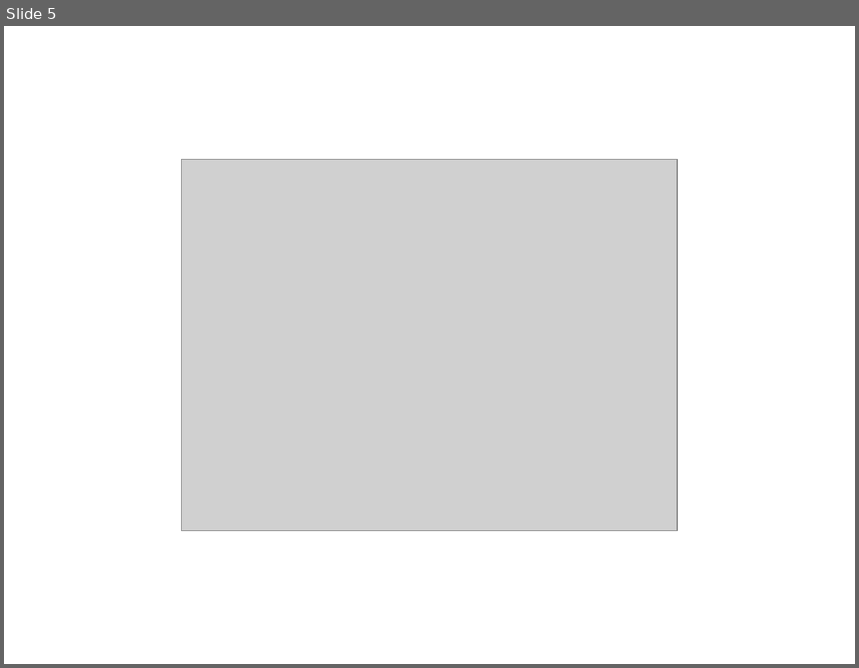
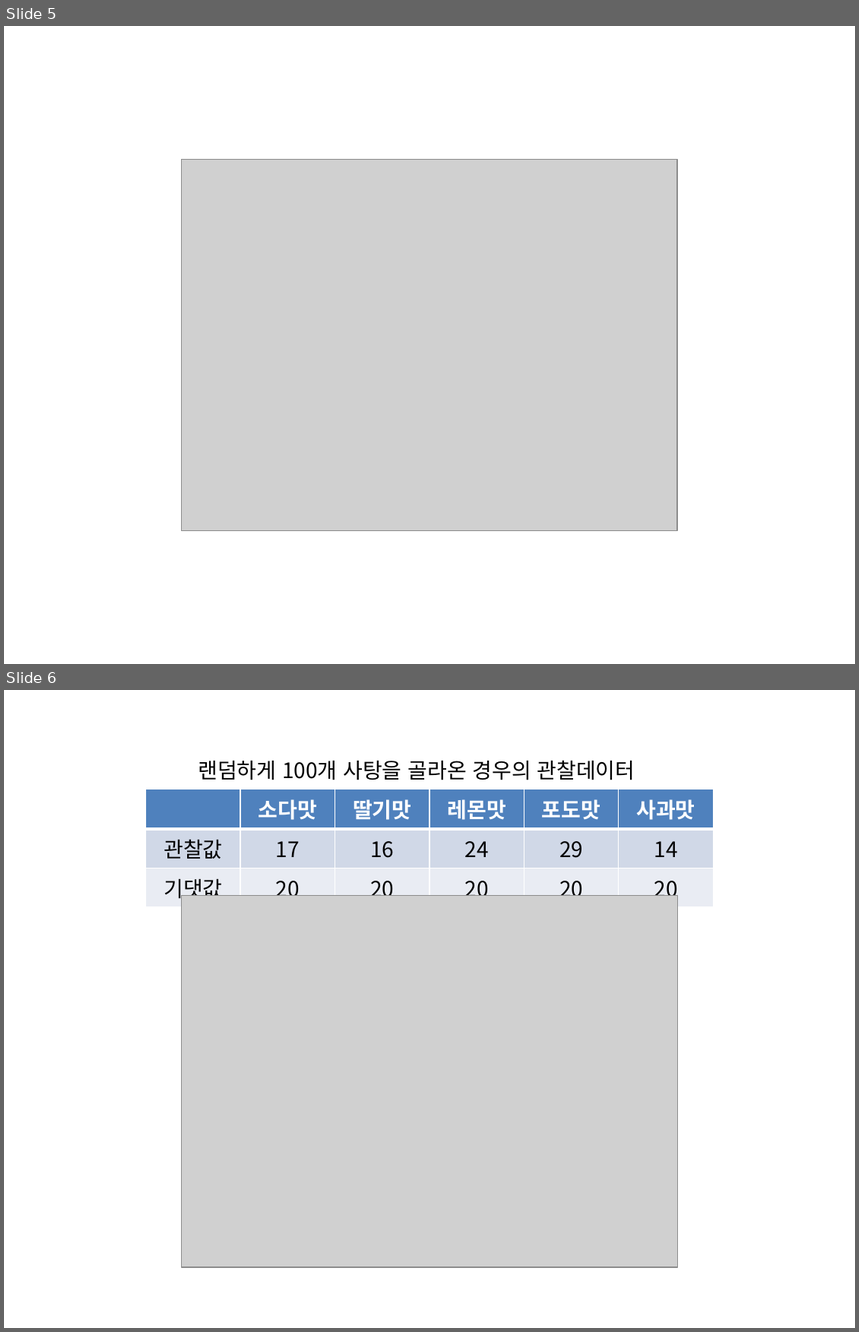
Before and after one commit to answeredbyablemind/answeredbyablemind.github.io, a slide deck: pics/2021-12-13-chi_square/pics.pptx. Shown one above the other, each under a label of ours: slide 5 before the commit, slides 5 and 6 after it. The pictures are 859x668 and 859x1332 pixels, drawn with LibreOffice and Linux fonts; fonts in the diff are those of the drawing; grey boxes stand for pictures. Boxes give left, top, right and bottom in pixels: in the first picture for what was removed or moved away, otherwise in the second. Text is boxed around its words. In the diff, an @@ line names an element or a change of style, - is before the commit and + after.

```diff
--- a/pics/2021-12-13-chi_square/pics.pptx
+++ b/pics/2021-12-13-chi_square/pics.pptx
@@ slide 6 added at [4,690,855,1328], background #FFFFFF @@
@@ text added at [198,760,636,780], 18 pt, text #000000 @@
+랜덤하게 100개 사탕을 골라온 경우의 관찰데이터
@@ table added at [146,790,713,906], 3 rows, 6 columns @@
+ | 소다맛 | 딸기맛 | 레몬맛 | 포도맛 | 사과맛
+관찰값 | 17 | 16 | 24 | 29 | 14
+기댓값 | 20 | 20 | 20 | 20 | 20
@@ picture added at [181,895,677,1268] @@
```
Also in this commit, not shown: 1 other slide added, 4 other files.
